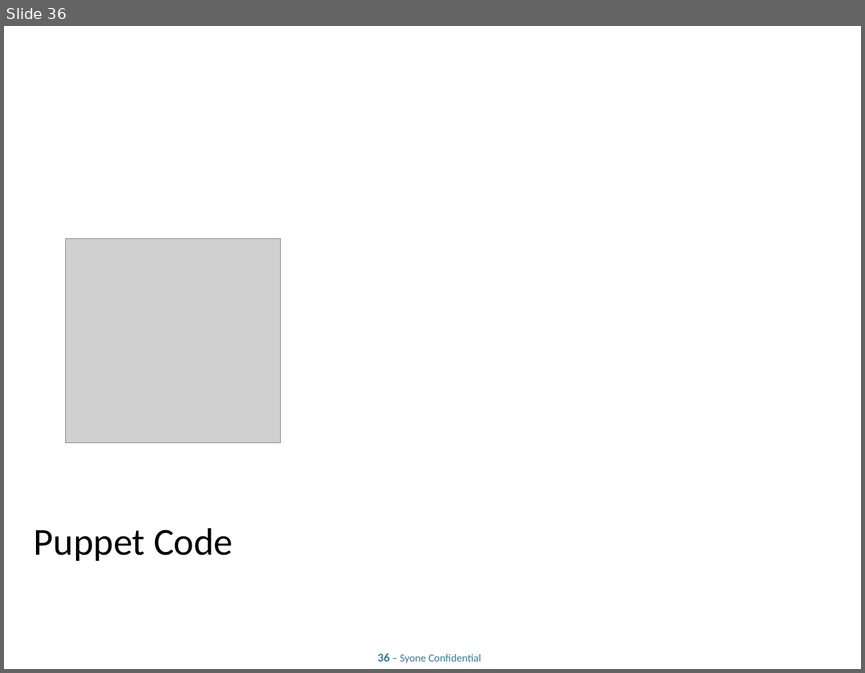
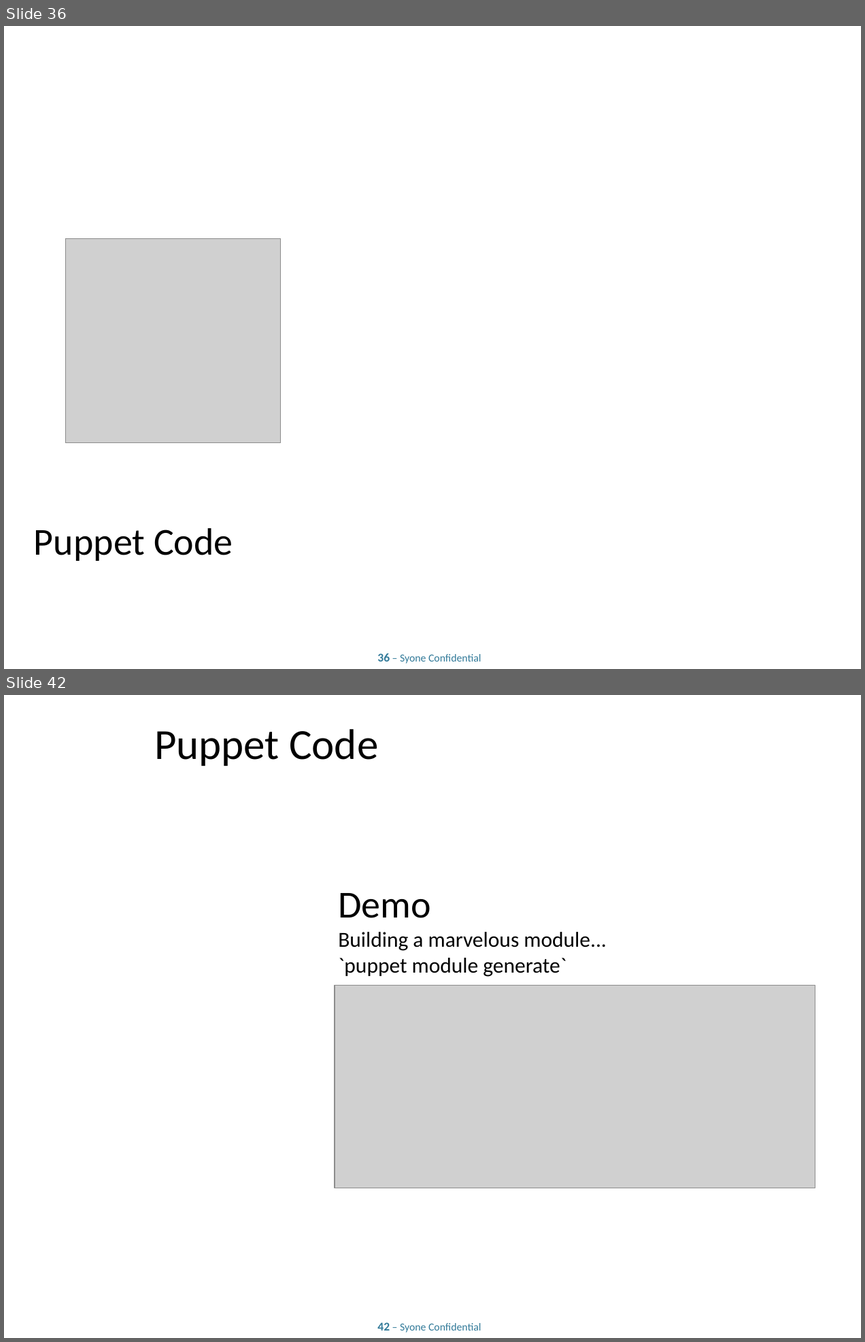
Before and after one commit to lpalgarvio/puppet-training, a slide deck: presentation/Advanced Puppet.odp. Shown one above the other, each under a label of ours: slide 36 before the commit, slides 36 and 42 after it; the slides between them are not shown. The pictures are 865x673 and 865x1342 pixels, drawn with LibreOffice and Linux fonts; fonts in the diff are those of the drawing; grey boxes stand for pictures; background and template pictures are left out. Boxes give left, top, right and bottom in pixels: in the first picture for what was removed or moved away, otherwise in the second. Text is boxed around its words. In the diff, an @@ line names an element or a change of style, - is before the commit and + after.

```diff
--- a/presentation/Advanced Puppet.odp
+++ b/presentation/Advanced Puppet.odp
@@ slide 42 added at [4, 695, 861, 1338], background #FFFFFF; not listed: 1 template element that a slide beside it also shows @@
@@ title added at [154, 729, 378, 766], 36 pt, text #000000 @@
+Puppet Code
@@ title added at [338, 893, 606, 977], 18 pt, text #000000 @@
+Demo
+Building a marvelous module...
+`puppet module generate`
@@ picture added at [334, 985, 815, 1187] @@
```
Also in this commit, not shown: 6 slides changed, 8 other slides added, 4 other files.
